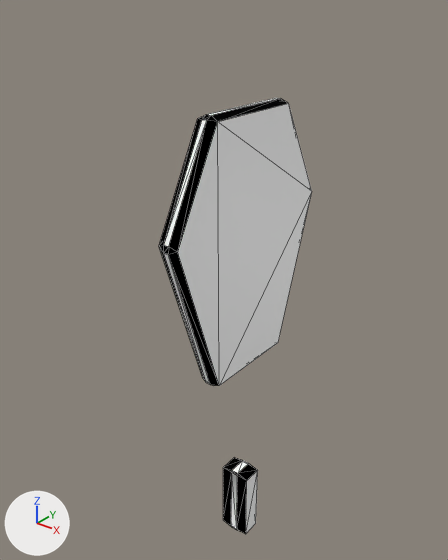
Two versions of the glTF model public/models/racquet.glb, one commit apart.
Before and after are seen from a camera (50 mm lens) standing at (0.438, -0.587, 0.725) and looking at (-0.036, 0.005, 0.358). Arrows for +X, +Y and +Z are at lower left; the lights stay in place. The older version comes first. Mesh edges are drawn as thin lines. Vertices at exactly the same position are counted once.

Objects in the first picture: 'player_marker'.
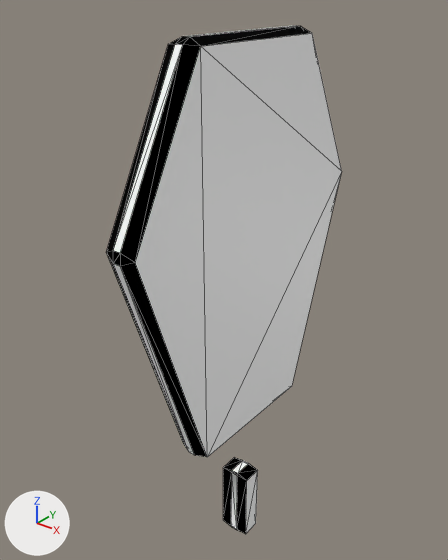
Changed parts and their boxes [x1, y1, x2, y2] in the pictures (448 x 560 px; the box of a moved part takes in the faces that stretch with it):
```json
{"object": "player_marker", "change": "reshaped", "before": [159, 98, 312, 534], "after": [106, 26, 342, 534], "on screen": "54% wider, 16% taller"}
{"part": 1, "of": "me_cylinder_003", "change": "moved or reshaped", "before": [159, 98, 312, 386], "after": [106, 26, 342, 457]}
```

Edits to the scene script, one JSON object a line:
```json
{"block": "me_cylinder_003", "where": "# used by ob_player_marker; location = (0.0, 0.0, 0.0)"}
{"op": "remove", "block": "me_cylinder_003", "code": "me_cylinder_003.from_pydata(...)  # 60 vertices, 112 faces; spans x -0.022..0.022, y -0.141..0.141, z -0.066..0.593"}
{"op": "add", "block": "me_cylinder_003", "code": "me_cylinder_003.from_pydata(...)  # 60 vertices, 112 faces; spans x -0.022..0.022, y -0.212..0.212, z -0.066..0.674"}
{"block": "me_cylinder_003", "change": "me_cylinder_003 part 1: the loose piece of 36 vertices spanning x -0.014..0.014, y -0.141..0.141, z 0.242..0.593 is scaled about its middle by 1.5, then moved by (0.0, 0.0, -0.007)"}
```
